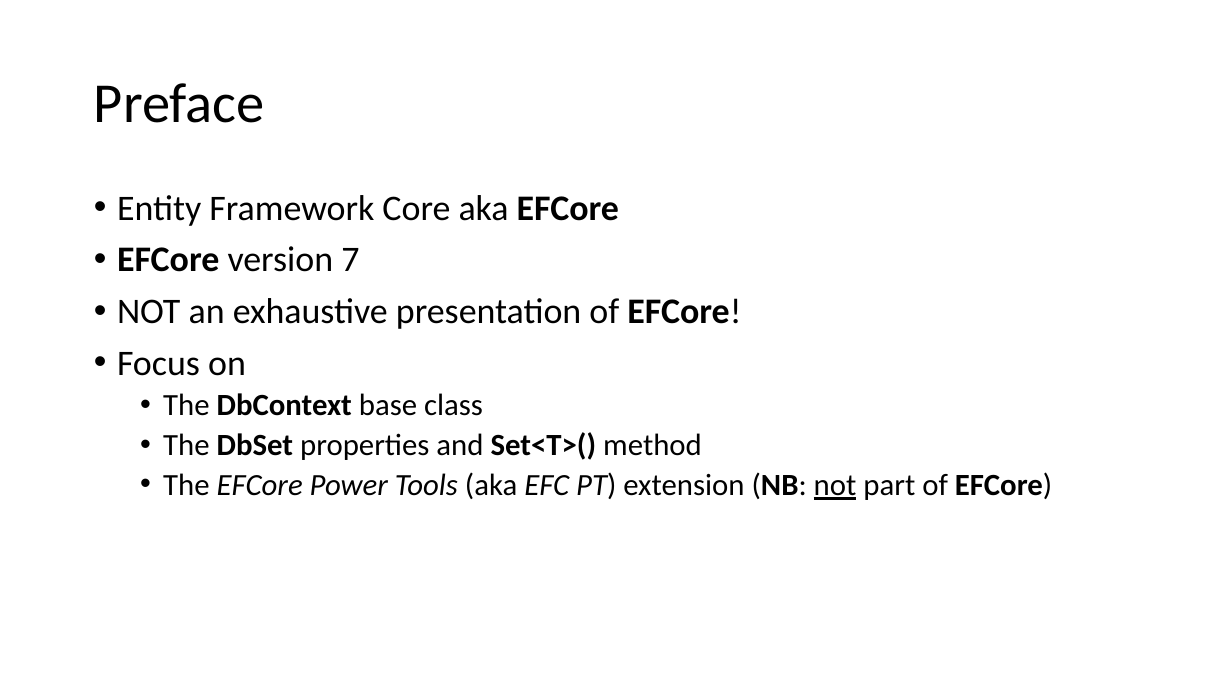
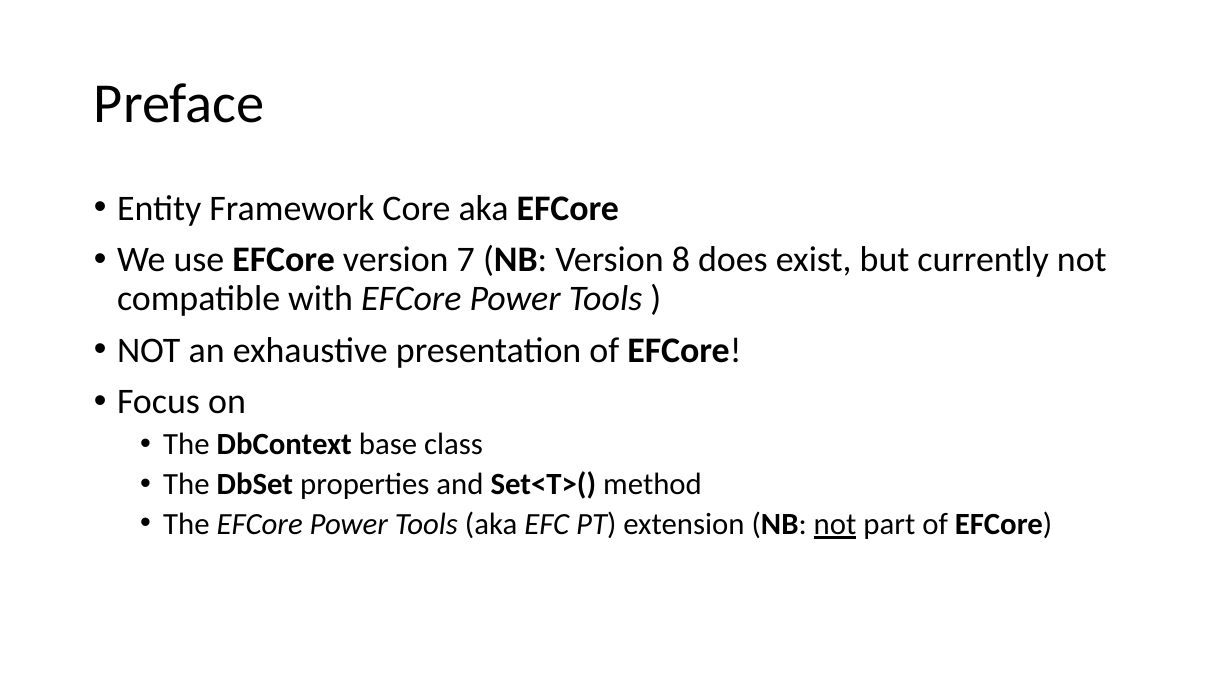
Before and after one commit to perslaursen/OOProg22, a slide deck: slide 2 of Chap/EFCore/Presentations/EFCoreEssentials.pptx. Drawn at 1232x693 pixels with LibreOffice and Linux fonts; fonts in the diff are those of the drawing. Boxes give left, top, right and bottom in pixels: in the first picture for what was removed or moved away, otherwise in the second. Text is boxed around its words. In the diff, an @@ line names an element or a change of style, - is before the commit and + after.

Commit message:
Updates to EFCore materials
Updates related to (the abandonment of) defining constructors for classes generated by EFC Power Tools.

```diff
--- a/Chap/EFCore/Presentations/EFCoreEssentials.pptx
+++ b/Chap/EFCore/Presentations/EFCoreEssentials.pptx
@@ text at (117, 245, 1107, 316): text changed @@
-• EFCore version 7
+• We use EFCore version 7 (NB: Version 8 does exist, but currently not compatible with EFCore Power Tools )
```
Also in this commit, not shown: 13 other slides changed, 2 slides added, 1 slide removed, 12 other files.
